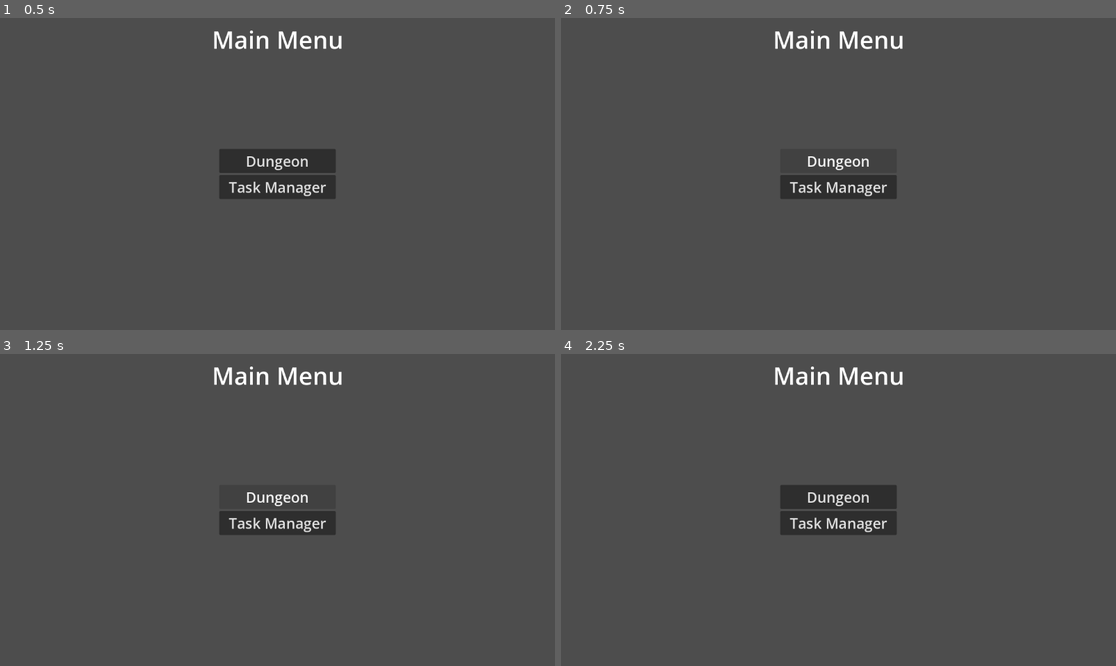
Above: before the commit, frames 1-4 (two rows, left to right).
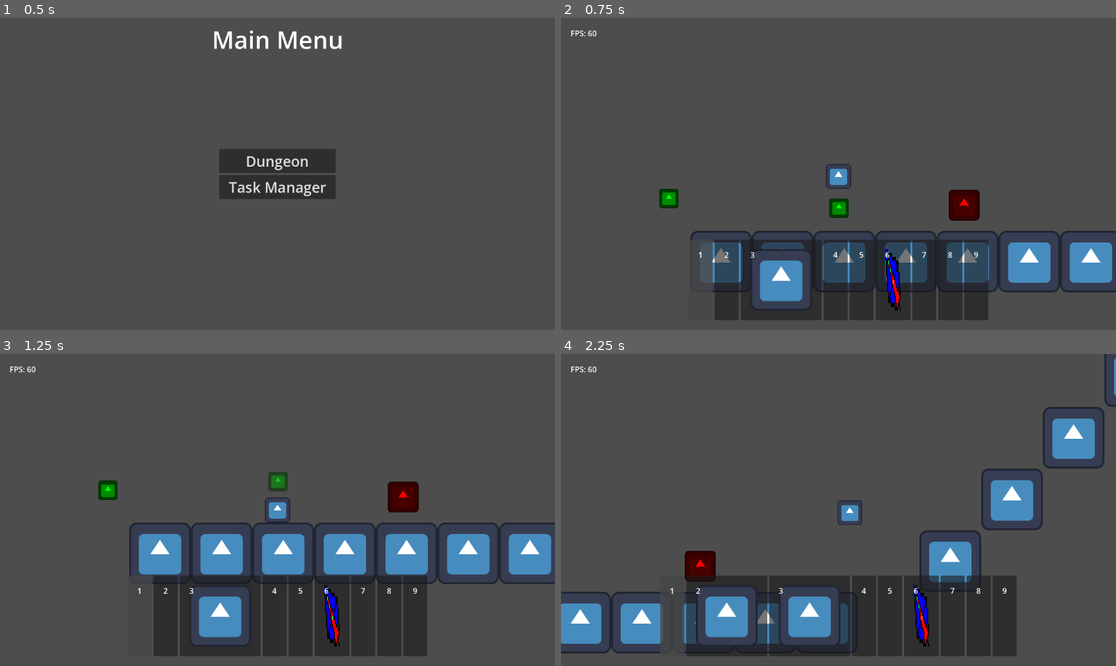
Above: after the commit, the same moments.

Repository: TheHumanMRP/RPG-Life-Tracker
Game: Godot game, scene res://Folders/Systems/Main/Scenes/main_scene.tscn
Two runs of this game, one before a commit and one after it. Both use one fixed random seed, a clock stepped at 60 frames per second and the inputs below. The engine's default icon, where the game draws it, is replaced by a stand-in: a white triangle on a blue panel in a dark square.
Inputs (mouse positions are in pixels of both pictures, inside the frame that each line leads up to):
- Up to frame 1 (0.5 s): no input
- Up to frame 2 (0.75 s): click "Dungeon" at 0.5 s
- Up to frame 3 (1.25 s): no input
- Up to frame 4 (2.25 s): move the mouse to (960, 494) at 1.27 s; hold D (move_right) from 1.28 s (still down); tap T (add_test_sword) at 1.35, 2.1 s; click (960, 494) at 1.42 s; tap Space (jump) at 1.52 s; move the mouse to (727, 525) at 2.02 s; click (727, 525) at 2.17 s

Frame 1 is identical in both runs. In frame 2, 18% of the frame differs, in the area x 1-100%, y 4-97%; in frame 3, 23%; in frame 4, 23%, in the area x 0-100%, y 0-97%.
Error before the commit: Parse Error: Could not parse global class "TestingScript" from "res://Folders/Systems/Inventory_System/Scripts/testing.gd". (res://Folders/Systems/Globals/glob…

Commit message:
Auto commit at 2026-08-30 22:19:39

Diff:
--- a/Folders/Systems/Inventory_System/Scripts/testing.gd
+++ b/Folders/Systems/Inventory_System/Scripts/testing.gd
@@ -4,7 +4,7 @@
 func test() -> void:
 	var hotbar_logic_component: HotbarLogic = HotbarLogic.new()
 
-	var test_sword_item_id: int = AllGlobalItemsManager.add_test_sword("Test Sword", load("res://Folders/Assets/icon.svg").)
+	var test_sword_item_id: int = AllGlobalItemsManager.add_test_sword("Test Sword", load("res://Folders/Assets/Project_Display/Mouse-Cursor.png"))
 
 	var second_test_sword_item_id: int = AllGlobalItemsManager.add_test_sword()
 
